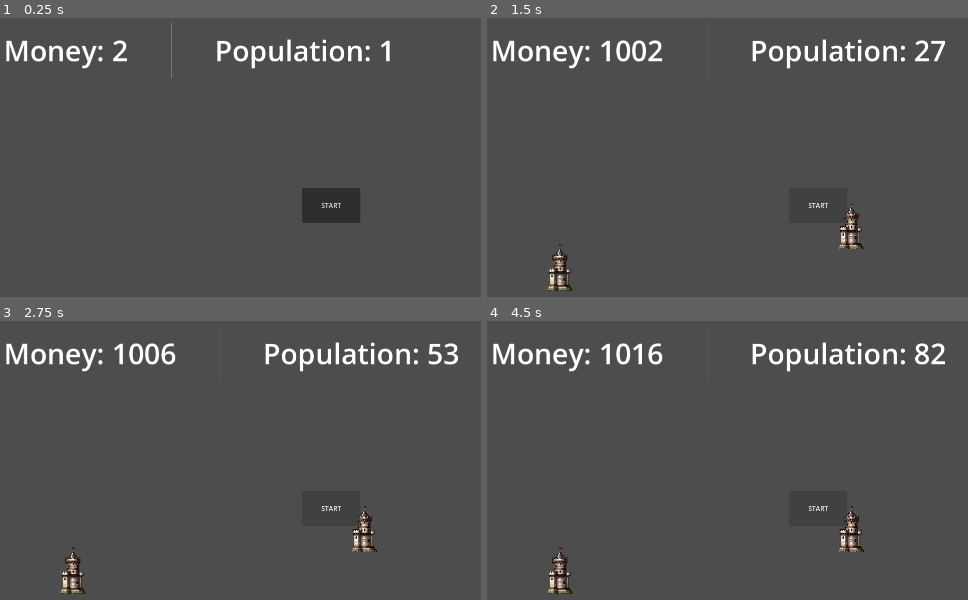
Above: before the commit, frames 1-4 (two rows, left to right).
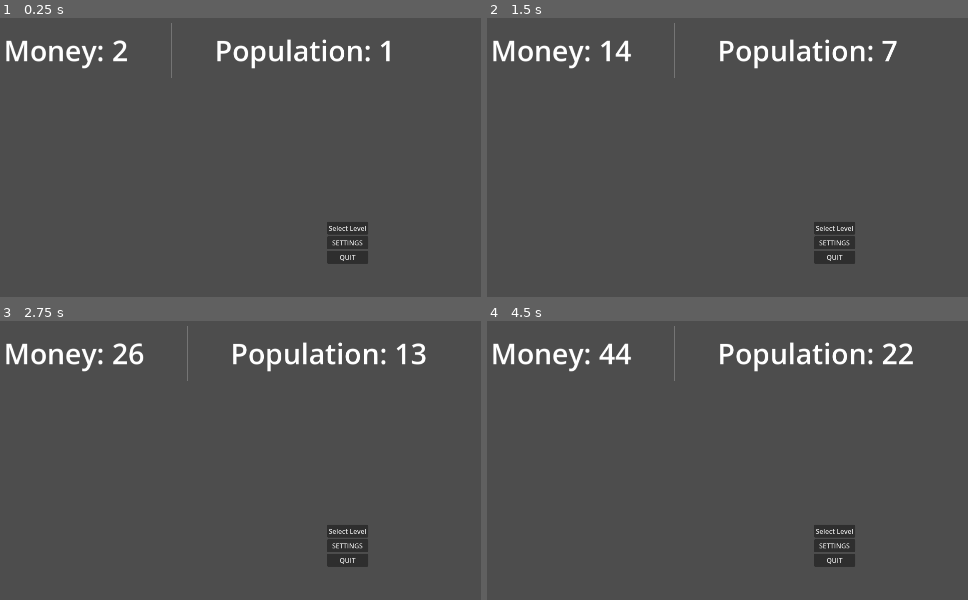
Above: after the commit, the same moments.

Repository: TLS15/FIRSTHIT
Game: Godot game, scene res://Scenes/game_master.tscn
Two runs of this game, one before a commit and one after it. Both use one fixed random seed, a clock stepped at 60 frames per second and the inputs below.
Inputs (mouse positions are in pixels of both pictures, inside the frame that each line leads up to):
- Up to frame 1 (0.25 s): no input
- Up to frame 2 (1.5 s): click (833, 241) at 0.5 s, where only the run after the commit has a clickable "SETTINGS"; click (818, 204) at 1.25 s, where only the run before the commit has a clickable "START"
- Up to frame 3 (2.75 s): click (331, 507) at 2 s, where only the run before the commit has a clickable "START"
- Up to frame 4 (4.5 s): click (818, 507) at 2.75 s, where only the run before the commit has a clickable "START"

The runs differ from the first frame. In frame 1, 2.5% of the frame differs, in the area x 62-77%, y 60-89%; in frame 2, 4.0%; in frame 3, 4.2%; in frame 4, 4.3%, in the area x 12-96%, y 1-98%.
Error after the commit: Unable to iterate on object of type 'Object'. (res://Scenes/select_level.gd:8)

Commit message:
level selection

Diff:
--- a/Scenes/game_master.tscn
+++ b/Scenes/game_master.tscn
@@ -2,6 +2,7 @@
 
 [ext_resource type="PackedScene" uid="uid://c22s707xpfnr3" path="res://Scenes/level_manager.tscn" id="1_5yk56"]
 [ext_resource type="Script" uid="uid://dl8vktqvx27ff" path="res://Scripts/game_master.gd" id="1_yy1gc"]
+[ext_resource type="Script" uid="uid://djnsk3b14e0mk" path="res://Scenes/select_level.gd" id="3_djvcl"]
 
 [sub_resource type="LabelSettings" id="LabelSettings_1fa2w"]
 font_size = 68
@@ -13,6 +14,7 @@
 script = ExtResource("1_yy1gc")
 
 [node name="LevelManager" parent="." unique_id=837912548 instance=ExtResource("1_5yk56")]
+position = Vector2(0, 2)
 
 [node name="UIMaster" type="Control" parent="." unique_id=1970694081]
 layout_mode = 3
@@ -25,14 +27,49 @@
 offset_right = 1920.0
 offset_bottom = 1080.0
 
-[node name="Start" type="Button" parent="UIMaster/MainMenu" unique_id=126169008]
-layout_mode = 0
-offset_left = 851.0
-offset_top = 409.0
-offset_right = 991.0
-offset_bottom = 492.5
-pivot_offset_ratio = Vector2(0.5, 0.5)
+[node name="VBoxContainer" type="VBoxContainer" parent="UIMaster/MainMenu" unique_id=34326842]
+layout_mode = 1
+anchors_preset = 8
+anchor_left = 0.5
+anchor_top = 0.5
+anchor_right = 0.5
+anchor_bottom = 0.5
+offset_left = -41.0
+offset_top = -50.5
+offset_right = 41.0
+offset_bottom = 50.5
+grow_horizontal = 2
+grow_vertical = 2
+alignment = 1
+
+[node name="Levels" type="MenuBar" parent="UIMaster/MainMenu/VBoxContainer" unique_id=1530442137]
+layout_mode = 2
+
+[node name="SelectLevel" type="PopupMenu" parent="UIMaster/MainMenu/VBoxContainer/Levels" unique_id=576266424]
+oversampling_override = 1.0
+title = "Select Level"
+accessibility_name = "Select Level"
+item_count = 3
+item_0/text = "Level1"
+item_0/id = 0
+item_1/text = "Level2"
+item_1/id = 1
+item_2/text = "Level3"
+item_2/id = 2
+script = ExtResource("3_djvcl")
+
+[node name="SelectLevel" type="Button" parent="UIMaster/MainMenu/VBoxContainer" unique_id=126169008]
+visible = false
+layout_mode = 2
 text = "START"
+
+[node name="Settings" type="Button" parent="UIMaster/MainMenu/VBoxContainer" unique_id=929830691]
+layout_mode = 2
+text = "SETTINGS"
+
+[node name="Quit" type="Button" parent="UIMaster/MainMenu/VBoxContainer" unique_id=986426850]
+layout_mode = 2
+text = "QUIT"
 
 [node name="UILevel" type="Control" parent="UIMaster" unique_id=1099935868]
 anchors_preset = 0
@@ -61,4 +98,6 @@
 text = "Total Population: 0"
 label_settings = SubResource("LabelSettings_djvcl")
 
-[connection signal="pressed" from="UIMaster/MainMenu/Start" to="." method="_on_start_pressed"]
+[connection signal="index_pressed" from="UIMaster/MainMenu/VBoxContainer/Levels/SelectLevel" to="." method="_on_select_level_index_pressed"]
+[connection signal="pressed" from="UIMaster/MainMenu/VBoxContainer/SelectLevel" to="." method="_on_start_pressed"]
+[connection signal="pressed" from="UIMaster/MainMenu/VBoxContainer/Quit" to="." method="_on_quit_pressed"]
--- /dev/null
+++ b/Scenes/levels.gd
@@ -0,0 +1,11 @@
+extends MenuBar
+
+
+# Called when the node enters the scene tree for the first time.
+func _ready() -> void:
+	pass # Replace with function body.
+
+
+# Called every frame. 'delta' is the elapsed time since the previous frame.
+func _process(delta: float) -> void:
+	pass
--- /dev/null
+++ b/Scenes/select_level.gd
@@ -0,0 +1,15 @@
+extends PopupMenu
+
+
+# Called when the node enters the scene tree for the first time.
+func _ready() -> void:
+	var dir = DirAccess.open("res://LevelData")
+	var i:int = 1
+	for file in dir:
+		add_item("Level" + str(i))
+		++i
+
+
+# Called every frame. 'delta' is the elapsed time since the previous frame.
+func _process(delta: float) -> void:
+	pass
--- a/Scripts/game_master.gd
+++ b/Scripts/game_master.gd
@@ -3,8 +3,7 @@
 
 # Called when the node enters the scene tree for the first time.
 func _ready() -> void:
-	pass # Replace with function body.
-
+		pass
 
 # Called every frame. 'delta' is the elapsed time since the previous frame.
 func _process(delta: float) -> void:
@@ -12,5 +11,17 @@
 
 
 func _on_start_pressed() -> void:
-	var level: LevelResource = load("res://LevelData/Level1.tres")
+	#var level: LevelResource = load("res://LevelData/Level1.tres")
+	#$LevelManager.load_level(level)
+	pass
+
+
+
+
+func _on_quit_pressed() -> void:
+	get_tree().quit()
+
+
+func _on_select_level_index_pressed(index: int) -> void:
+	var level: LevelResource = load("res://LevelData/Level" + str(index + 1) + ".tres")
 	$LevelManager.load_level(level)
Not shown, added: Scenes/levels.gd.uid
Not shown, added: Scenes/select_level.gd.uid
